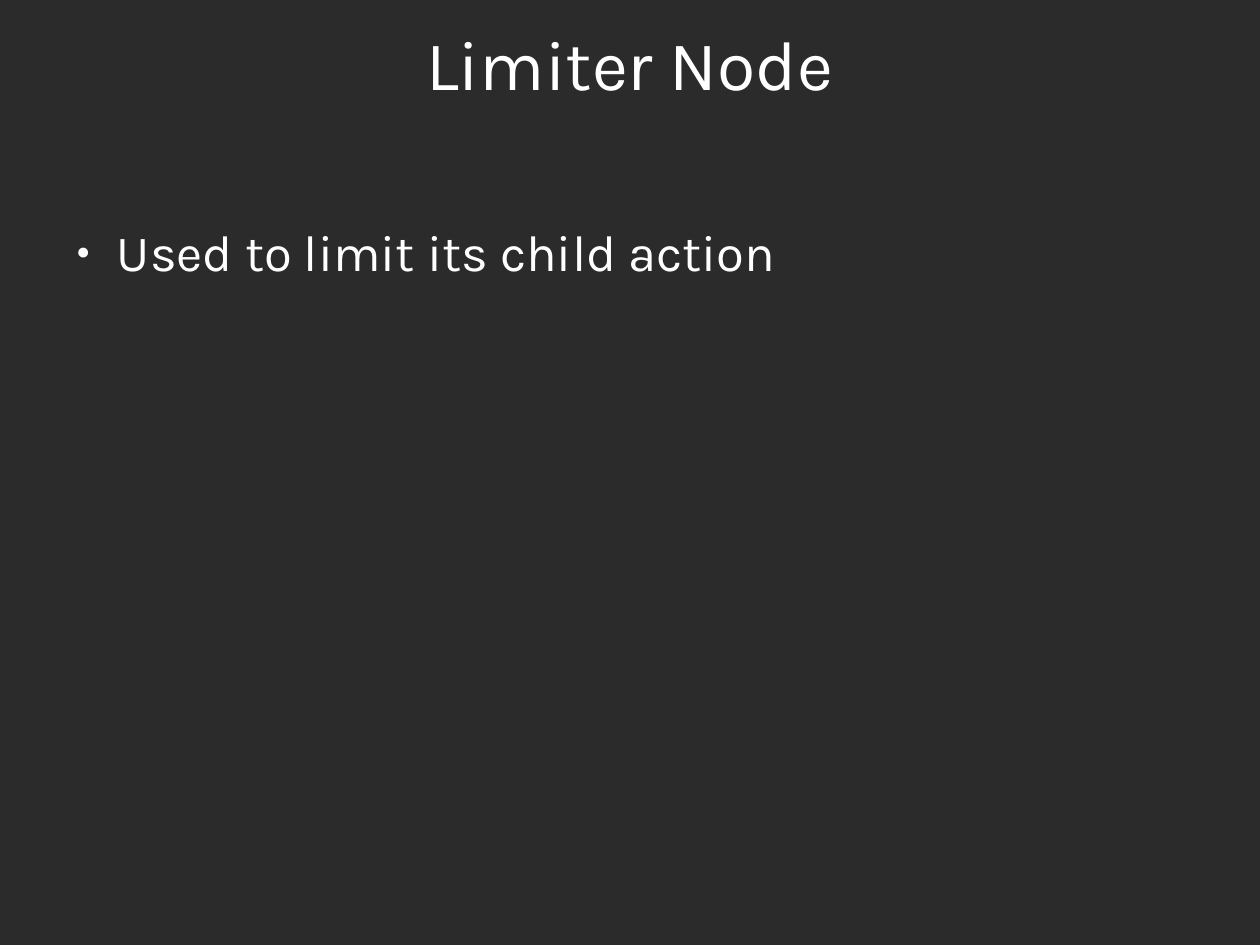
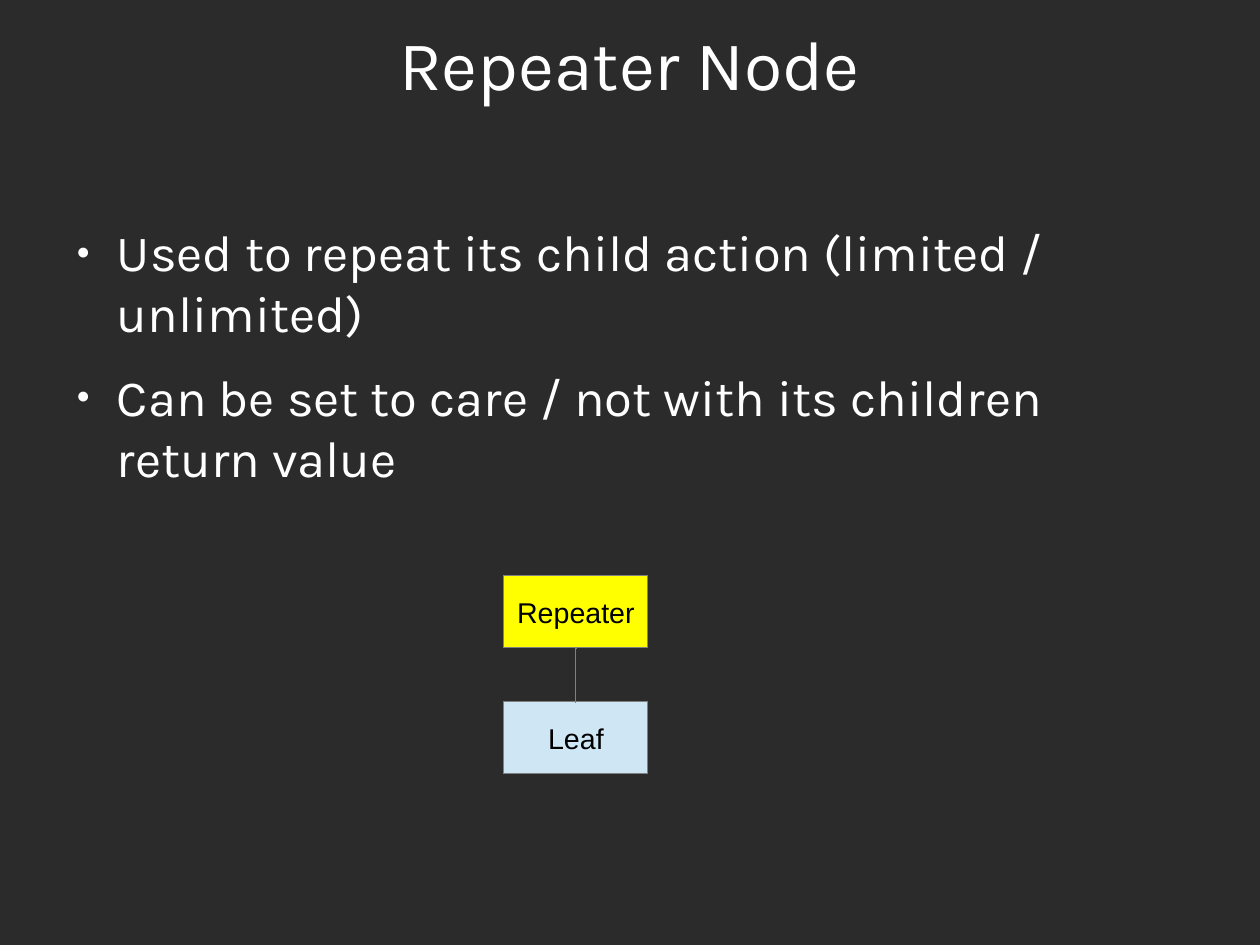
Before and after one commit to expee/AI_BehaviourTreeTest, a slide deck: slide 29 of Docs/BT_Presentation.odp (slide 13 before the commit). Drawn at 1260x945 pixels with LibreOffice and Linux fonts; fonts in the diff are those of the drawing; background and template pictures are left out; a plain dark background stands for a picture behind light text. Boxes give left, top, right and bottom in pixels: in the first picture for what was removed or moved away, otherwise in the second. Text is boxed around its words. In the diff, an @@ line names an element or a change of style, - is before the commit and + after.

Commit message:
Fix Nodes, removing Force Checking and change the SequenceNode and SelectorNode logic SequenceNode and SelectorNode now always start from its first child no matter if other child is running or not For sequence node this is to make the AI always check required conditions first before resuming its action Weird functionality may occur if the tree is not appropriately arranged

```diff
--- a/Docs/BT_Presentation.odp
+++ b/Docs/BT_Presentation.odp
@@ title at (399, 42, 860, 107): text changed @@
-Limiter Node
+Repeater Node
@@ text at (117, 234, 1041, 478): text changed @@
-● Used to limit its child action
+● Used to repeat its child action (limited / unlimited)
+● Can be set to care / not with its children return value
@@ rectangle added at (504, 576, 648, 648), fill #FFFF00, outline #808080 0 pt, 18 pt, text #000000 @@
+Repeater
@@ elbow line added from (576, 702) to (576, 648), #808080 0 pt @@
@@ rectangle added at (504, 702, 648, 774), fill #CFE7F5, outline #808080 0 pt, 18 pt, text #000000 @@
+Leaf
```
Also in this commit, not shown: 12 other slides changed, 34 slides added, 7 other files.
